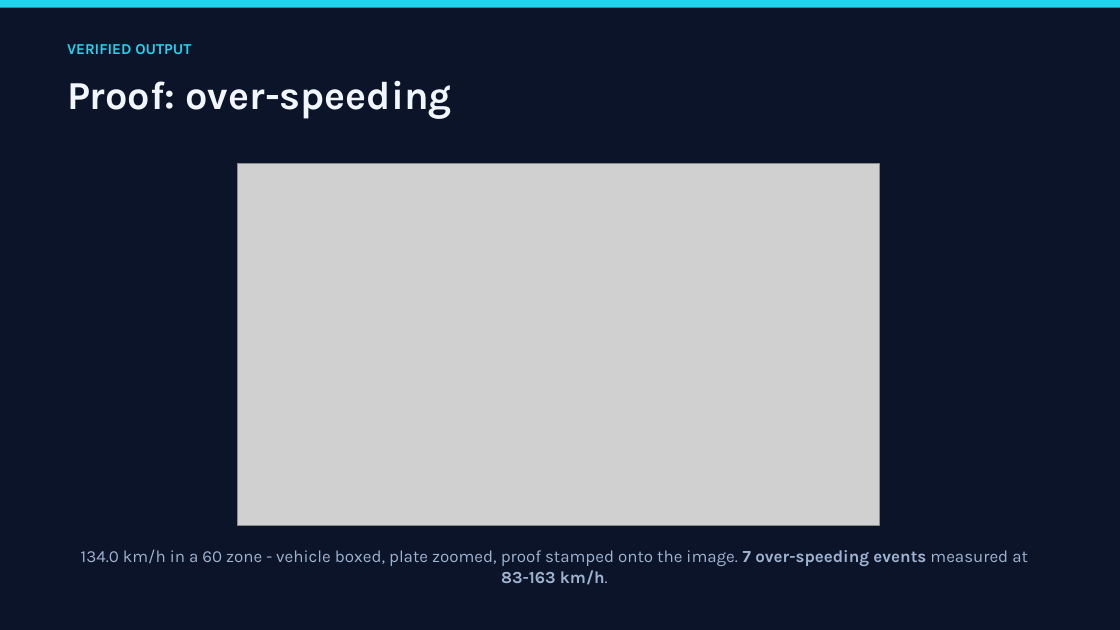
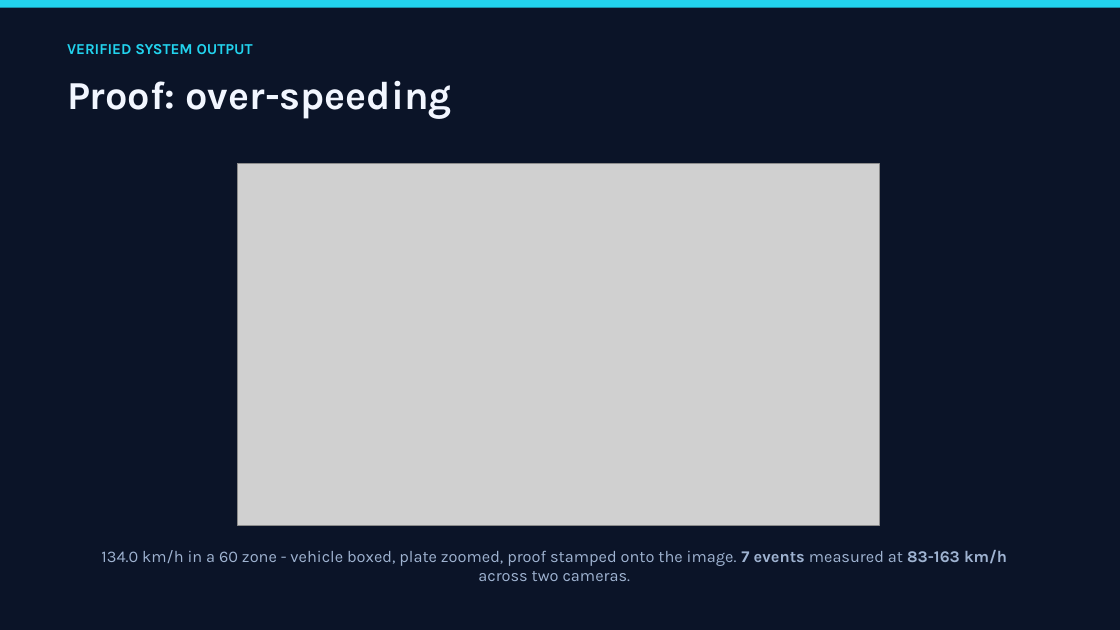
Before and after one commit to Jeba-Jebarsan/AI-SMART-TRAFFIC-INTELLIGENCE, a slide deck: slide 6 of docs/PRESENTATION.pptx (slide 5 before the commit). Drawn at 1120x630 pixels with LibreOffice and Linux fonts; fonts in the diff are those of the drawing; grey boxes stand for pictures. Boxes give left, top, right and bottom in pixels: in the first picture for what was removed or moved away, otherwise in the second. Text is boxed around its words. In the diff, an @@ line names an element or a change of style, - is before the commit and + after.

```diff
--- a/docs/PRESENTATION.pptx
+++ b/docs/PRESENTATION.pptx
@@ text at (67, 44, 253, 54): text changed @@
-VERIFIED OUTPUT
+VERIFIED SYSTEM OUTPUT
@@ text at (101, 550, 1007, 581): text changed; size 14.5 to 14 pt @@
-134.0 km/h in a 60 zone - vehicle boxed, plate zoomed, proof stamped onto the image. 7 over-speeding events measured at 83-163 km/h.
+134.0 km/h in a 60 zone - vehicle boxed, plate zoomed, proof stamped onto the image. 7 events measured at 83-163 km/h across two cameras.
```
Also in this commit, not shown: 10 other slides changed, 6 slides added, 1 slide removed, 5 other files.
